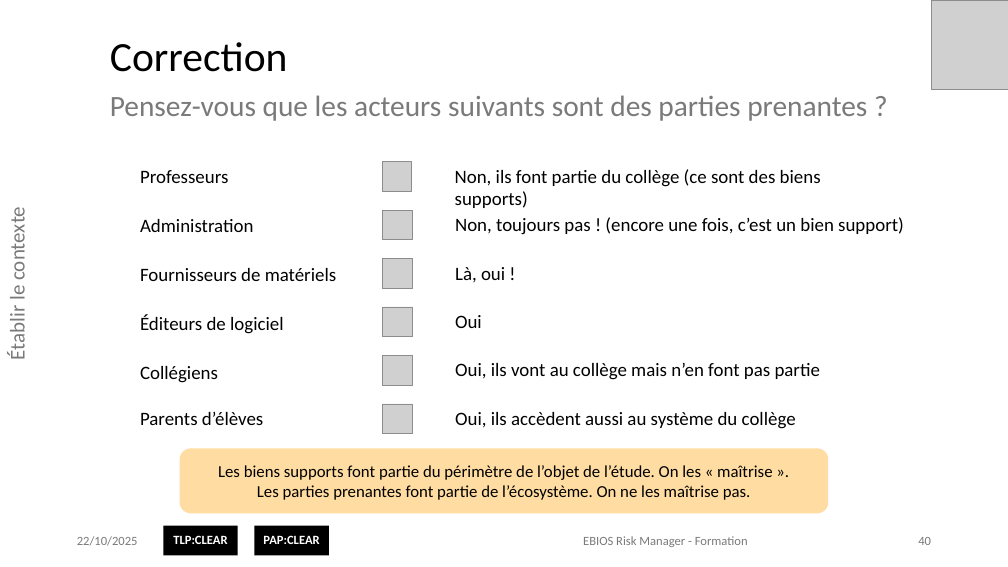
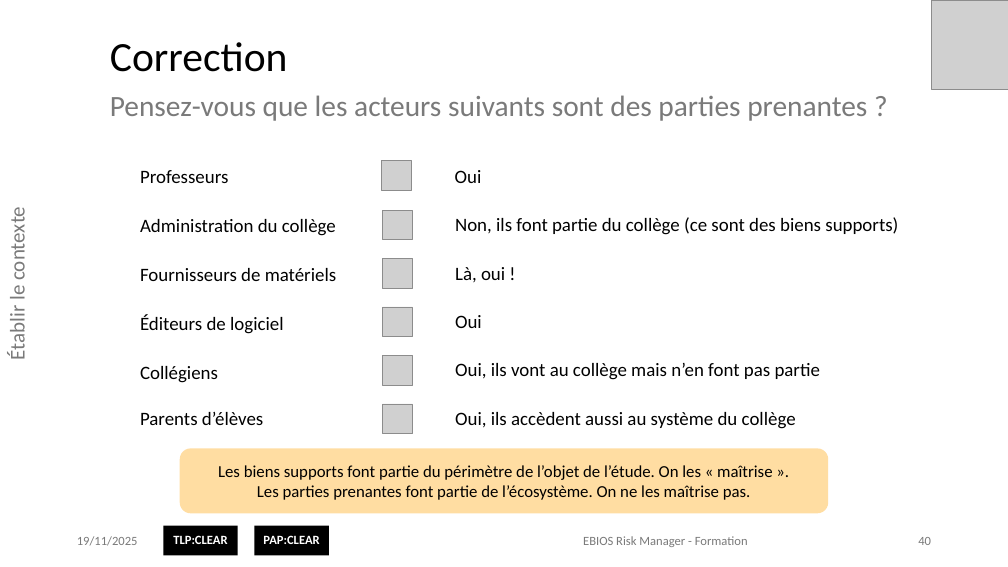
Before and after one commit to matthieu-grall/ebios_formation, a slide deck: slide 40 of EBIOS Risk Manager - Formation - Présentation.pptx. Drawn at 1008x567 pixels with LibreOffice and Linux fonts; fonts in the diff are those of the drawing; grey boxes stand for pictures; background and template pictures are left out. Boxes give left, top, right and bottom in pixels: in the first picture for what was removed or moved away, otherwise in the second. Text is boxed around its words. In the diff, an @@ line names an element or a change of style, - is before the commit and + after.

```diff
--- a/EBIOS Risk Manager - Formation - Présentation.pptx
+++ b/EBIOS Risk Manager - Formation - Présentation.pptx
@@ text added at [455,170,482,183], 18 pt, text #000000 @@
+Oui
@@ text "Non, ils font partie du ..." rewrapped from [455,169,821,187] to [455,217,898,235] @@
@@ text at [140,219,336,236]: text changed @@
-    Administration
+    Administration du collège
@@ text removed at [455,217,904,235] @@
-Non, toujours pas ! (encore une fois, c’est un bien support)
@@ text at [77,536,138,546]: text changed @@
-22/10/2025
+19/11/2025
```
Also in this commit, not shown: 158 other slides changed, 5 other files.
